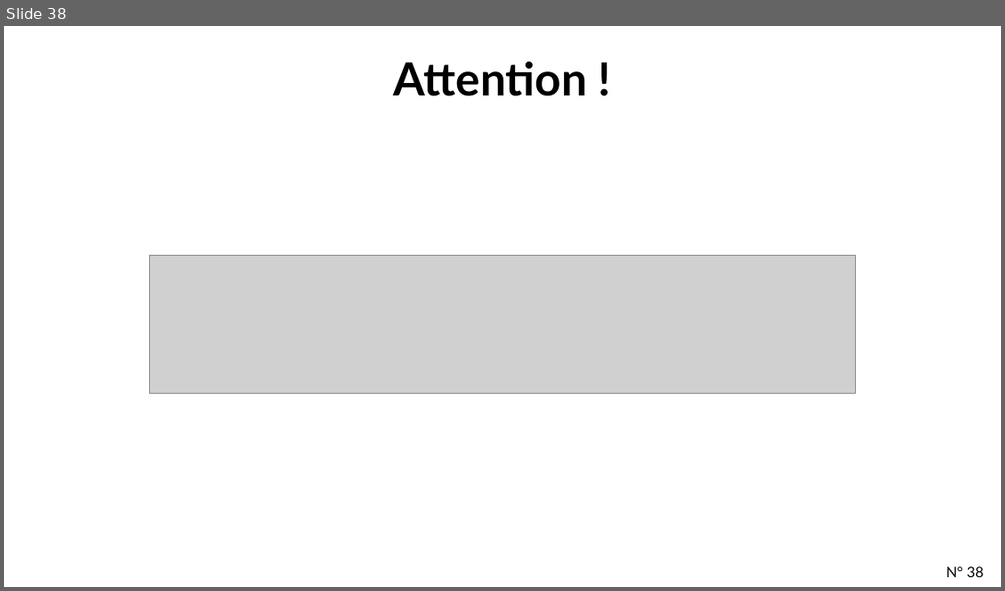
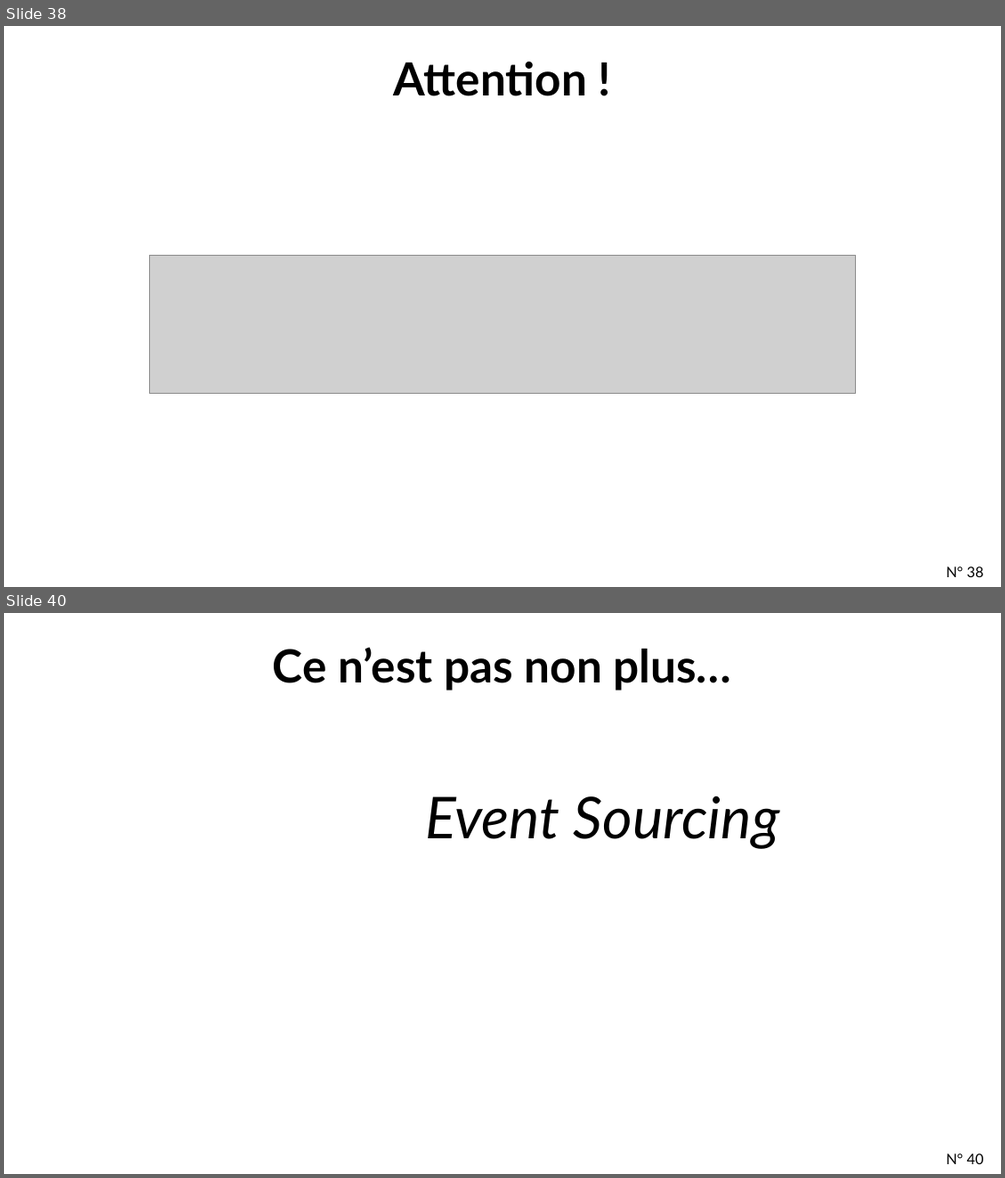
Before and after one commit to tpierrain/CQRS-slides, a slide deck: french/DecouvrirCQRSparLaPratique.pptx. Shown one above the other, each under a label of ours: slide 38 before the commit, slides 38 and 40 after it; the slides between them are not shown. The pictures are 1005x591 and 1005x1178 pixels, drawn with LibreOffice and Linux fonts; fonts in the diff are those of the drawing; grey boxes stand for pictures; background and template pictures are left out. Boxes give left, top, right and bottom in pixels: in the first picture for what was removed or moved away, otherwise in the second. Text is boxed around its words. In the diff, an @@ line names an element or a change of style, - is before the commit and + after.

```diff
--- a/french/DecouvrirCQRSparLaPratique.pptx
+++ b/french/DecouvrirCQRSparLaPratique.pptx
@@ slide 40 added at (x1=4, y1=613, x2=1001, y2=1174), background #FFFFFF @@
@@ title added at (x1=273, y1=647, x2=731, y2=690), 44 pt, text #000000, bold @@
+Ce n’est pas non plus…
@@ text added at (x1=425, y1=795, x2=780, y2=849), 55.5 pt, text #000000, italic @@
+Event Sourcing
@@ page number added at (x1=946, y1=1153, x2=984, y2=1164), 14 pt, text #000000 @@
+N° 40
```
Also in this commit, not shown: 7 slides changed, 2 other slides added, 1 other file.
